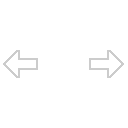
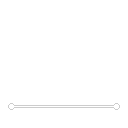
Layers edited between the first and the second w=128, h=128 image:
removed layer "Layer 1" over (3, 50, 124, 78)
added layer "Layer 2" above "Background" over (8, 103, 120, 110)
